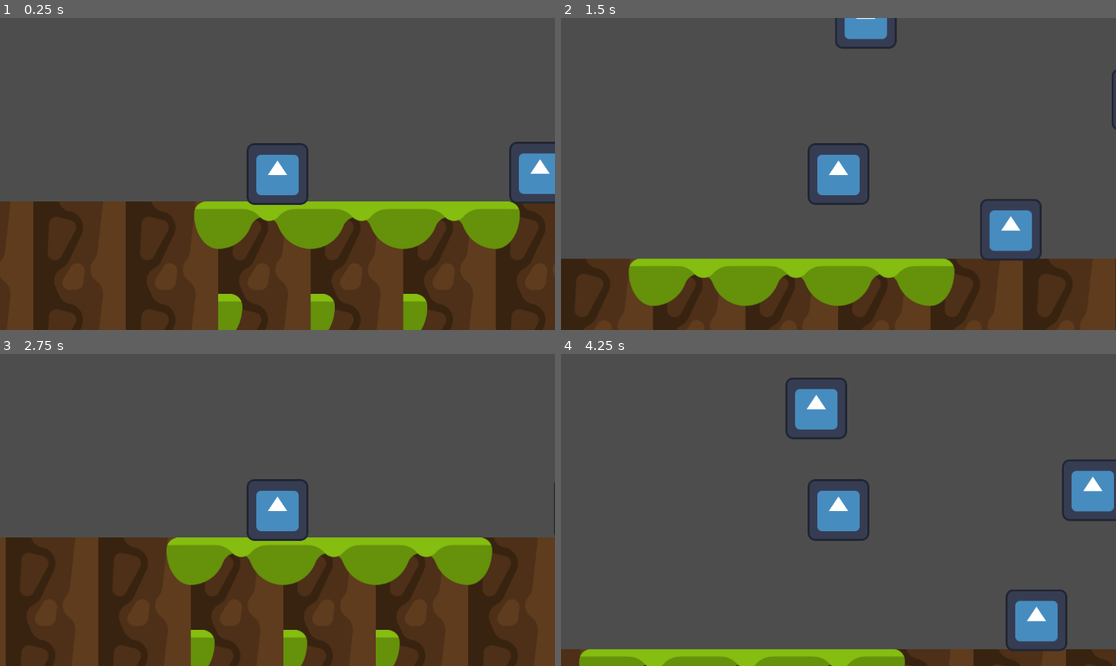
Above: before the commit, frames 1-4 (two rows, left to right).
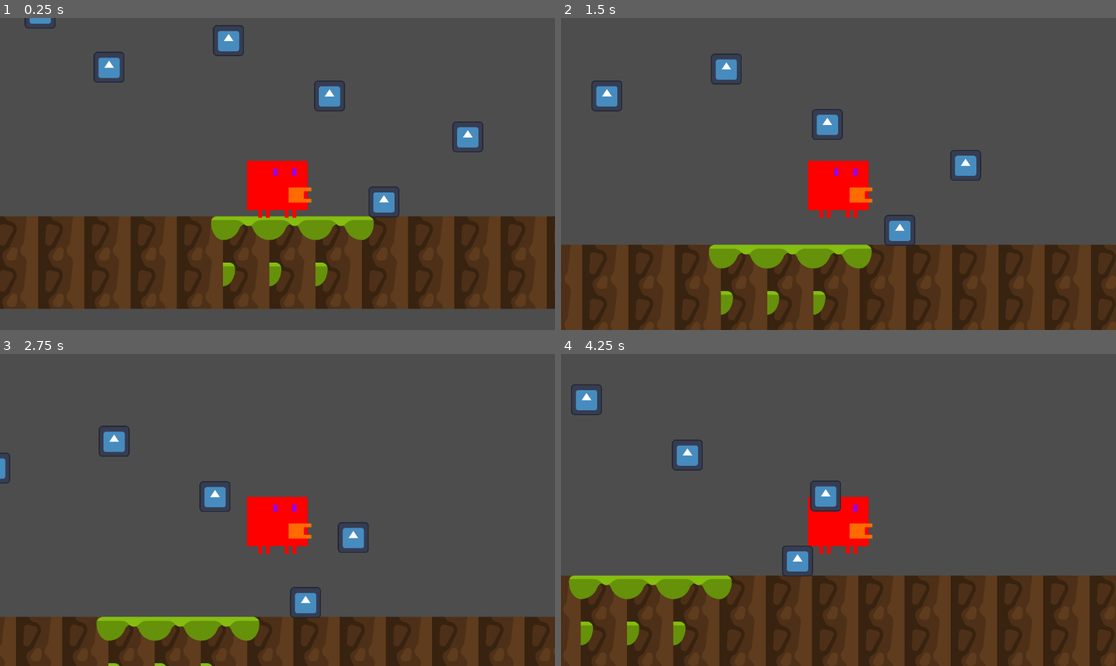
Above: after the commit, the same moments.

Repository: scuffedplus/crabGameCPT
Game: Godot game, scene res://new_scene.tscn
Two runs of this game, one before a commit and one after it. Both use one fixed random seed, a clock stepped at 60 frames per second and the inputs below. The engine's default icon, where the game draws it, is replaced by a stand-in: a white triangle on a blue panel in a dark square.
Inputs:
- Up to frame 1 (0.25 s): no input
- Up to frame 2 (1.5 s): hold X 0.53-1.28 s; hold Right (ui_right) from 0.53 s (still down); tap Up (ui_up) at 0.77 s; tap Z at 1.35 s
- Up to frame 3 (2.75 s): tap Up (ui_up) at 1.52 s; release Right (ui_right) at 2.03 s; hold Left (ui_left) from 2.03 s (still down); hold Shift from 2.03 s (still down)
- Up to frame 4 (4.25 s): release Left (ui_left) at 2.78 s; release Shift at 2.78 s; hold Right (ui_right) from 2.78 s (still down); tap X at 2.85 s; tap Up (ui_up) at 3.02, 3.77 s; hold Z from 3.53 s (still down)

The runs differ from the first frame. In frame 1, 24% of the frame differs, in the area x 0-100%, y 0-100%; in frame 2, 21%; in frame 3, 33%, in the area x 0-100%, y 22-100%; in frame 4, 33%.

Commit message:
Horrid but functional sprite sheet

Diff:
--- a/Crab Game Godot/Player/CharacterBodyMovement2D.gd
+++ b/Crab Game Godot/Player/CharacterBodyMovement2D.gd
@@ -6,6 +6,8 @@
 
 const Bounce = -750
 const GPBounce = -1200
+
+@onready var animation = $Sprite2D/AnimationPlayer
 
 var PlayerPosition = position.x
 
--- a/Crab Game Godot/new_scene.tscn
+++ b/Crab Game Godot/new_scene.tscn
@@ -1,8 +1,9 @@
-[gd_scene load_steps=14 format=3 uid="uid://b7ba3g73jo8y2"]
+[gd_scene load_steps=22 format=3 uid="uid://b7ba3g73jo8y2"]
 
 [ext_resource type="Texture2D" uid="uid://vod05aw7217s" path="res://Textures/Tileset (2).png" id="1_srdt6"]
 [ext_resource type="Script" path="res://Player/CharacterBodyMovement2D.gd" id="2_5ndbo"]
 [ext_resource type="Texture2D" uid="uid://bubvyh6myossl" path="res://Textures/icon.svg" id="2_bfvet"]
+[ext_resource type="Texture2D" uid="uid://dgkgsgqj3b3fy" path="res://Player/Animations/HorridSpriteSheet.png" id="3_2bnj7"]
 [ext_resource type="Script" path="res://Enemy Template/EnemyMovement.gd" id="3_50qc6"]
 [ext_resource type="Script" path="res://Enemy Template/Enemy hitbox.gd" id="5_huoak"]
 
@@ -60,10 +61,112 @@
 sources/0 = SubResource("TileSetAtlasSource_i7ey5")
 sources/1 = SubResource("TileSetAtlasSource_6nwfv")
 
+[sub_resource type="Animation" id="Animation_ahcsw"]
+resource_name = "Idle"
+tracks/0/type = "value"
+tracks/0/imported = false
+tracks/0/enabled = true
+tracks/0/path = NodePath(".:frame")
+tracks/0/interp = 1
+tracks/0/loop_wrap = true
+tracks/0/keys = {
+"times": PackedFloat32Array(0.1),
+"transitions": PackedFloat32Array(1),
+"update": 1,
+"values": [0]
+}
+
+[sub_resource type="Animation" id="Animation_7nt7p"]
+length = 0.001
+tracks/0/type = "value"
+tracks/0/imported = false
+tracks/0/enabled = true
+tracks/0/path = NodePath(".:frame")
+tracks/0/interp = 1
+tracks/0/loop_wrap = true
+tracks/0/keys = {
+"times": PackedFloat32Array(0),
+"transitions": PackedFloat32Array(1),
+"update": 1,
+"values": [0]
+}
+
+[sub_resource type="Animation" id="Animation_4k8pb"]
+resource_name = "Punch"
+tracks/0/type = "value"
+tracks/0/imported = false
+tracks/0/enabled = true
+tracks/0/path = NodePath(".:frame")
+tracks/0/interp = 1
+tracks/0/loop_wrap = true
+tracks/0/keys = {
+"times": PackedFloat32Array(0, 0.1, 0.2, 0.3, 0.4, 0.5, 0.6, 0.7, 0.8),
+"transitions": PackedFloat32Array(1, 1, 1, 1, 1, 1, 1, 1, 1),
+"update": 1,
+"values": [0, 1, 2, 3, 4, 5, 6, 7, 0]
+}
+
+[sub_resource type="Animation" id="Animation_lqr5b"]
+resource_name = "Walk"
+length = 0.25
+tracks/0/type = "value"
+tracks/0/imported = false
+tracks/0/enabled = true
+tracks/0/path = NodePath(".:frame")
+tracks/0/interp = 1
+tracks/0/loop_wrap = true
+tracks/0/keys = {
+"times": PackedFloat32Array(0, 0.1),
+"transitions": PackedFloat32Array(1, 1),
+"update": 1,
+"values": [8, 9]
+}
+
+[sub_resource type="Animation" id="Animation_c60yk"]
+resource_name = "Jump"
+tracks/0/type = "value"
+tracks/0/imported = false
+tracks/0/enabled = true
+tracks/0/path = NodePath(".:frame")
+tracks/0/interp = 1
+tracks/0/loop_wrap = true
+tracks/0/keys = {
+"times": PackedFloat32Array(0),
+"transitions": PackedFloat32Array(1),
+"update": 1,
+"values": [10]
+}
+
+[sub_resource type="Animation" id="Animation_ynmyr"]
+resource_name = "GroundPound"
+tracks/0/type = "value"
+tracks/0/imported = false
+tracks/0/enabled = true
+tracks/0/path = NodePath(".:frame")
+tracks/0/interp = 1
+tracks/0/loop_wrap = true
+tracks/0/keys = {
+"times": PackedFloat32Array(1),
+"transitions": PackedFloat32Array(1),
+"update": 1,
+"values": [11]
+}
+
+[sub_resource type="AnimationLibrary" id="AnimationLibrary_4mflg"]
+_data = {
+"GroundPound": SubResource("Animation_ynmyr"),
+"Idle": SubResource("Animation_ahcsw"),
+"Jump": SubResource("Animation_c60yk"),
+"Punch": SubResource("Animation_4k8pb"),
+"RESET": SubResource("Animation_7nt7p"),
+"Walk": SubResource("Animation_lqr5b")
+}
+
 [sub_resource type="RectangleShape2D" id="RectangleShape2D_6fwq0"]
-size = Vector2(128, 127)
+size = Vector2(80.2669, 122.692)
 
 [sub_resource type="RectangleShape2D" id="RectangleShape2D_weufc"]
+size = Vector2(38.1709, 31.3573)
 
 [sub_resource type="SpriteFrames" id="SpriteFrames_gsr0c"]
 animations = [{
@@ -103,24 +206,40 @@
 [node name="CRAB" type="Node2D" parent="."]
 
 [node name="Controller" type="CharacterBody2D" parent="CRAB"]
-position = Vector2(123, -478)
+position = Vector2(227, -541)
 script = ExtResource("2_5ndbo")
 
 [node name="Camera2D" type="Camera2D" parent="CRAB/Controller"]
+position = Vector2(-1, -41)
+zoom = Vector2(0.5, 0.5)
 
 [node name="Sprite2D" type="Sprite2D" parent="CRAB/Controller"]
-texture = ExtResource("2_bfvet")
+position = Vector2(-2, -1.00002)
+scale = Vector2(1.96962, 1.96962)
+texture = ExtResource("3_2bnj7")
+hframes = 4
+vframes = 3
+
+[node name="AnimationPlayer" type="AnimationPlayer" parent="CRAB/Controller/Sprite2D"]
+libraries = {
+"": SubResource("AnimationLibrary_4mflg")
+}
 
 [node name="CollisionShape2D" type="CollisionShape2D" parent="CRAB/Controller"]
-position = Vector2(0, -0.5)
+visible = false
+position = Vector2(-2, 22)
+scale = Vector2(3.13952, 1.93167)
 shape = SubResource("RectangleShape2D_6fwq0")
 
 [node name="EnemyDetection" type="Area2D" parent="CRAB/Controller"]
+position = Vector2(-5, 25)
 collision_layer = 0
 collision_mask = 2
 monitorable = false
 
 [node name="CollisionShape2D" type="CollisionShape2D" parent="CRAB/Controller/EnemyDetection"]
+visible = false
+position = Vector2(3, -18)
 rotation = -3.14159
 scale = Vector2(6.65429, -6.56945)
 shape = SubResource("RectangleShape2D_weufc")
@@ -130,6 +249,7 @@
 [node name="1" type="AnimatedSprite2D" parent="Enemies" groups=["Enemies"]]
 position = Vector2(653, -444)
 sprite_frames = SubResource("SpriteFrames_gsr0c")
+frame_progress = 0.948606
 script = ExtResource("3_50qc6")
 
 [node name="Enemy hitbox" type="Area2D" parent="Enemies/1" groups=["Enemies"]]
Binary file added: Crab Game Godot/Player/Animations/HorridSpriteSheet.png
Not shown, added: Crab Game Godot/Player/Animations/HorridSpriteSheet.png.import
Binary file added: Crab Game Godot/Player/Animations/PlayerPunch.png
Not shown, added: Crab Game Godot/Player/Animations/PlayerPunch.png.import
